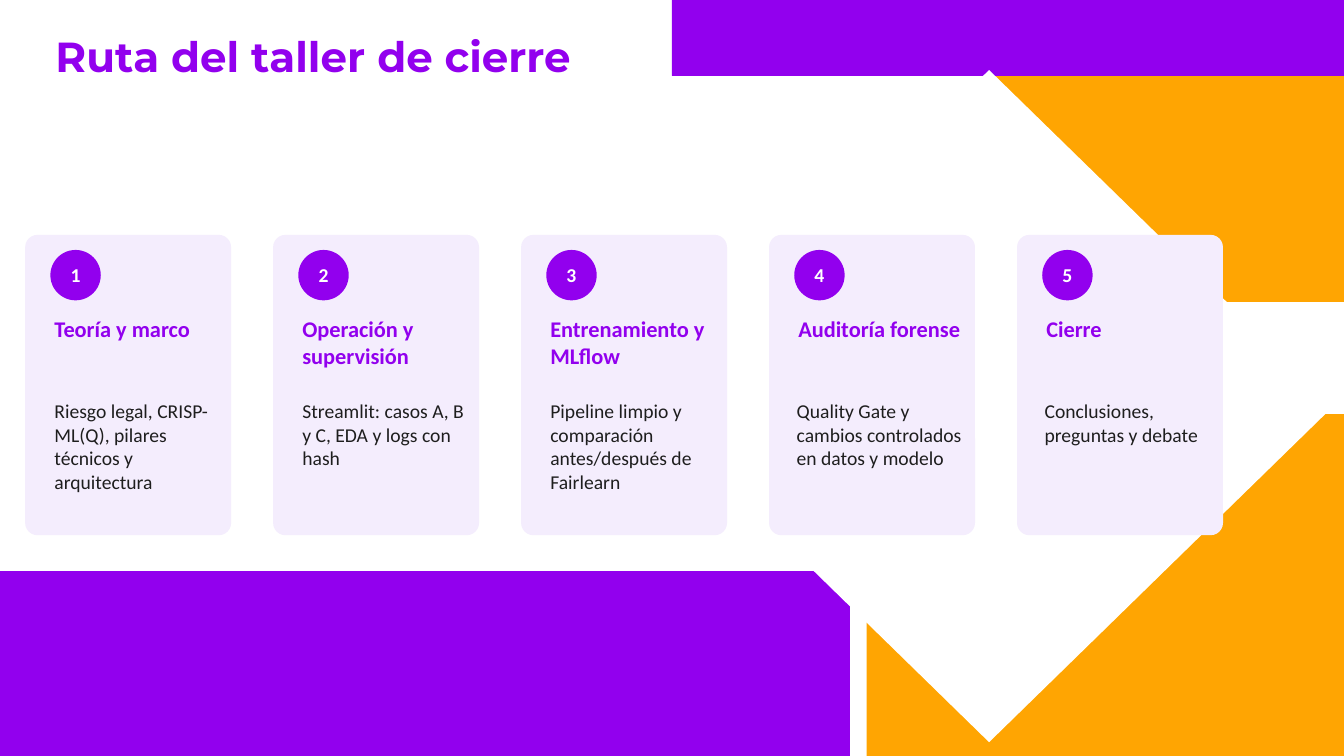
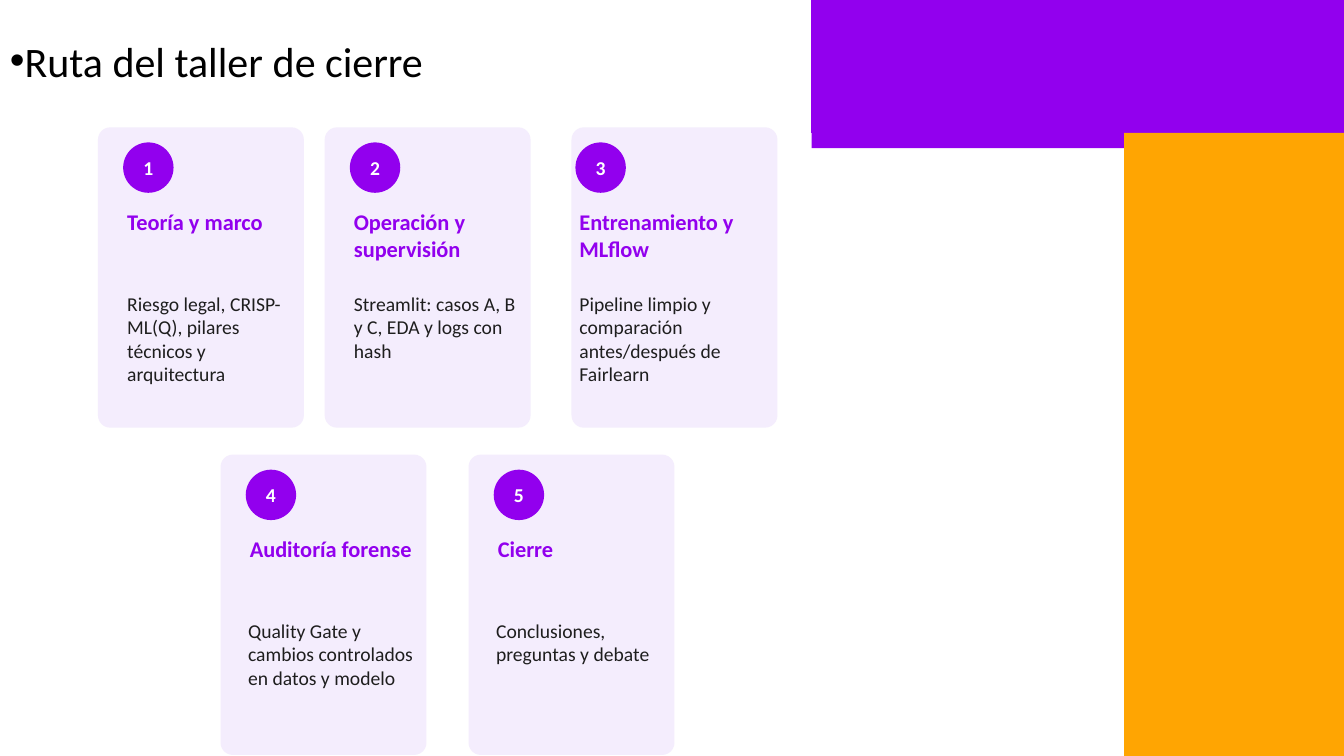
Before and after one commit to adiacla/Conferencia-42001-con-MLFlow-y-DVC, a slide deck: slide 2 of Presentacion/Taller_MLOps_CRISP-ML_Q_Presentacion_con_notas.pptx. Drawn at 1344x756 pixels with LibreOffice and Linux fonts; fonts in the diff are those of the drawing; background and template pictures are left out. Boxes give left, top, right and bottom in pixels: in the first picture for what was removed or moved away, otherwise in the second. Text is boxed around its words. In the diff, an @@ line names an element or a change of style, - is before the commit and + after.

```diff
--- a/Presentacion/Taller_MLOps_CRISP-ML_Q_Presentacion_con_notas.pptx
+++ b/Presentacion/Taller_MLOps_CRISP-ML_Q_Presentacion_con_notas.pptx
@@ freeform shape resized from (x1=673, y1=0, x2=1344, y2=76) to (x1=812, y1=0, x2=1344, y2=133) @@
@@ rectangle resized from (x1=673, y1=0, x2=1344, y2=76) to (x1=812, y1=0, x2=1344, y2=148) @@
@@ freeform shape removed at (x1=985, y1=0, x2=1344, y2=302) @@
@@ rectangle removed at (x1=985, y1=0, x2=1344, y2=301) @@
@@ text "Ruta del taller de cierre" moved from (x1=55, y1=39, x2=571, y2=73) to (x1=25, y1=48, x2=423, y2=78) @@
@@ text "Ruta del taller de cierre" at (x1=25, y1=48, x2=423, y2=78): font Montserrat to Calibri, text colour #9200EE to #000000, bold off; bullet none to •; more space between paragraphs @@
@@ freeform shape removed at (x1=645, y1=70, x2=1334, y2=742) @@
@@ 2 texts, 1 ellipse, 1 rounded rectangle moved together from (x1=25, y1=235, x2=231, y2=535) to (x1=98, y1=127, x2=303, y2=427) @@
@@ 2 texts, 2 rounded rectangles, 1 ellipse moved together from (x1=273, y1=235, x2=727, y2=535) to (x1=325, y1=127, x2=777, y2=427) @@
@@ rectangle added at (x1=1124, y1=133, x2=1344, y2=756), fill #FFA502 @@
@@ freeform shape added at (x1=1124, y1=158, x2=1344, y2=756), fill #FFA502 @@
@@ 2 texts, 1 ellipse moved together from (x1=546, y1=250, x2=705, y2=489) to (x1=576, y1=142, x2=734, y2=381) @@
@@ rectangle removed at (x1=867, y1=414, x2=1344, y2=756) @@
@@ freeform shape removed at (x1=867, y1=433, x2=1344, y2=756) @@
@@ 4 texts, 2 ellipses, 2 rounded rectangles moved together from (x1=769, y1=235, x2=1223, y2=535) to (x1=221, y1=455, x2=675, y2=755) @@
@@ freeform shape removed at (x1=0, y1=590, x2=851, y2=756) @@
@@ rectangle removed at (x1=0, y1=572, x2=851, y2=756) @@
```
Also in this commit, not shown: 1 other slide changed.
